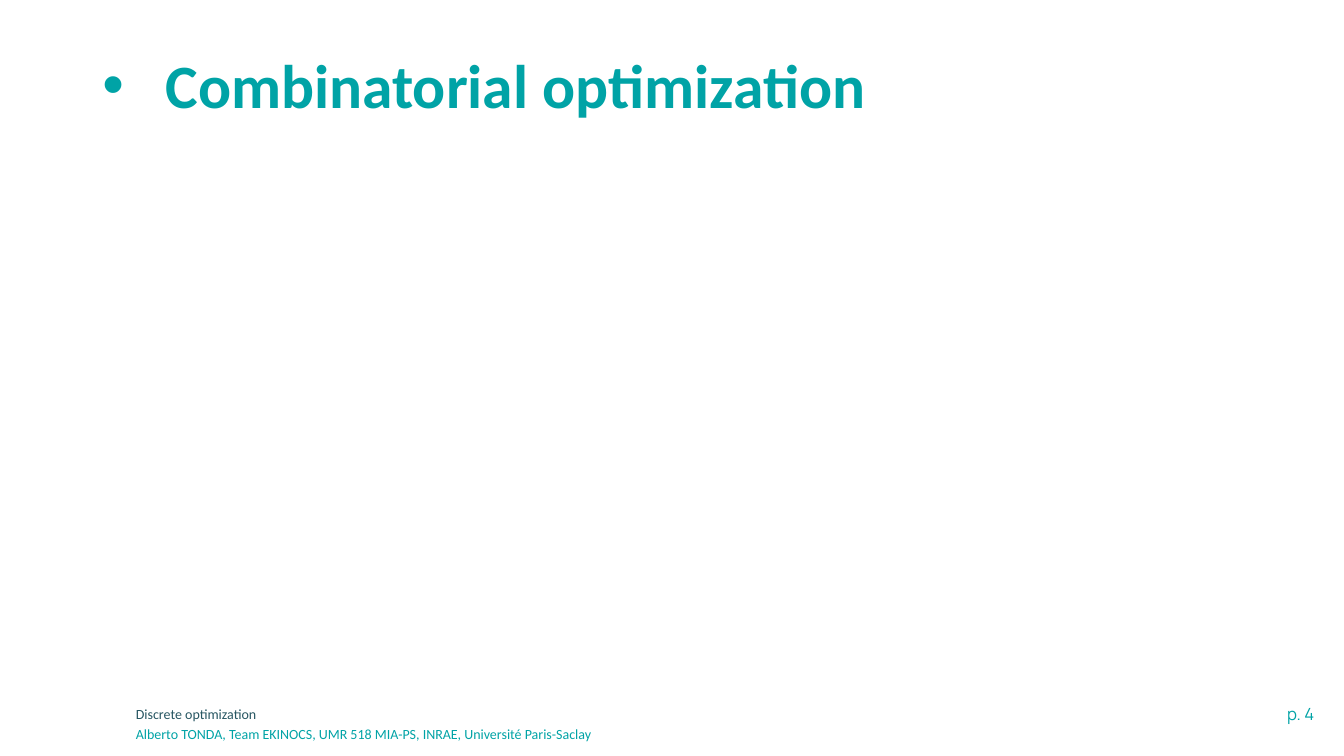
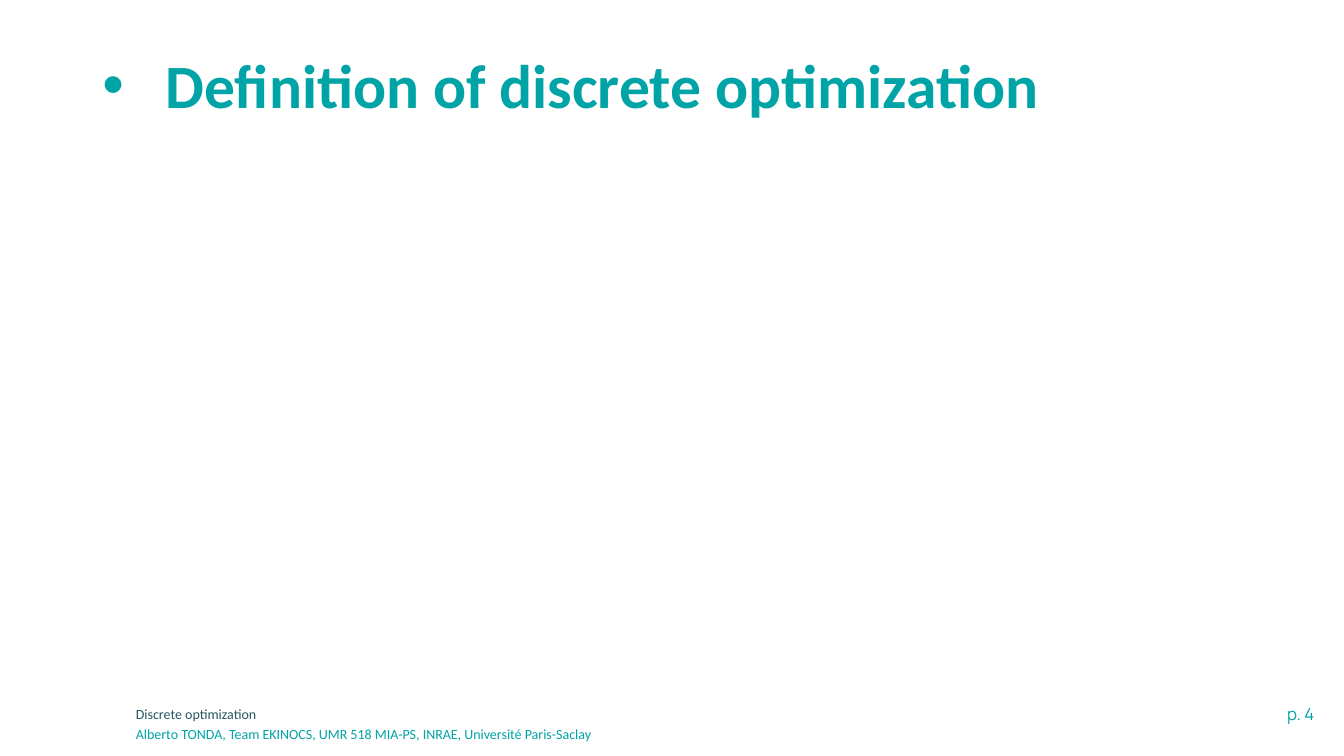
Before and after one commit to albertotonda/teaching, a slide deck: slide 4 of optimization-methods-for-artificial-intelligence/optimization-discrete.pptx. Drawn at 1344x756 pixels with LibreOffice and Linux fonts; fonts in the diff are those of the drawing; grey boxes stand for pictures; background and template pictures are left out. Boxes give left, top, right and bottom in pixels: in the first picture for what was removed or moved away, otherwise in the second. Text is boxed around its words. In the diff, an @@ line names an element or a change of style, - is before the commit and + after.

```diff
--- a/optimization-methods-for-artificial-intelligence/optimization-discrete.pptx
+++ b/optimization-methods-for-artificial-intelligence/optimization-discrete.pptx
@@ title at bbox=[165, 64, 1038, 118]: text changed @@
-• Combinatorial optimization
+• Definition of discrete optimization
```
Also in this commit, not shown: 3 other slides changed, 1 other file.
